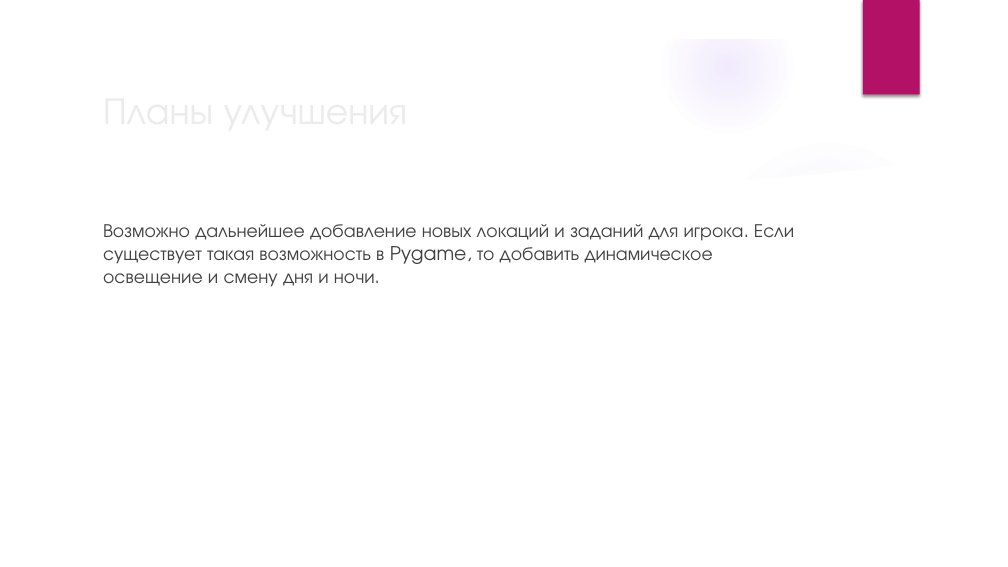
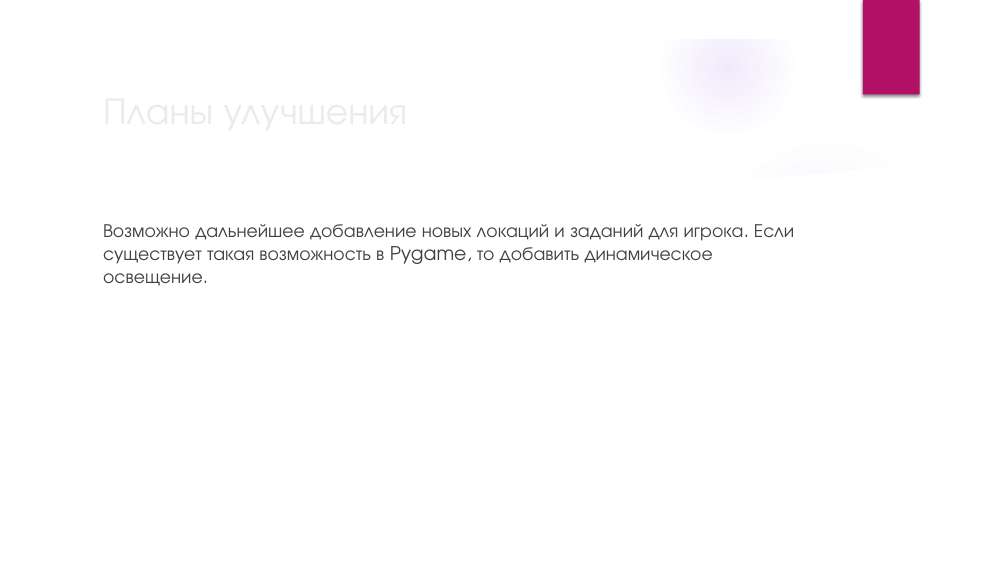
Before and after one commit to gdzimar127-coder/Fantom-of-library, a slide deck: slide 10 of фантом библиотеки.pptx (slide 11 before the commit). Drawn at 1008x567 pixels with LibreOffice and Linux fonts; fonts in the diff are those of the drawing; background and template pictures are left out. Boxes give left, top, right and bottom in pixels: in the first picture for what was removed or moved away, otherwise in the second. Text is boxed around its words. In the diff, an @@ line names an element or a change of style, - is before the commit and + after.

```diff
--- a/фантом библиотеки.pptx
+++ b/фантом библиотеки.pptx
@@ text at [103,224,794,286]: text changed @@
-Возможно дальнейшее добавление новых локаций и заданий для игрока. Если существует такая возможность в Pygame, то добавить динамическое освещение и смену дня и ночи.
+Возможно дальнейшее добавление новых локаций и заданий для игрока. Если существует такая возможность в Pygame, то добавить динамическое освещение.
```
Also in this commit, not shown: 5 other slides changed, 1 slide removed.
